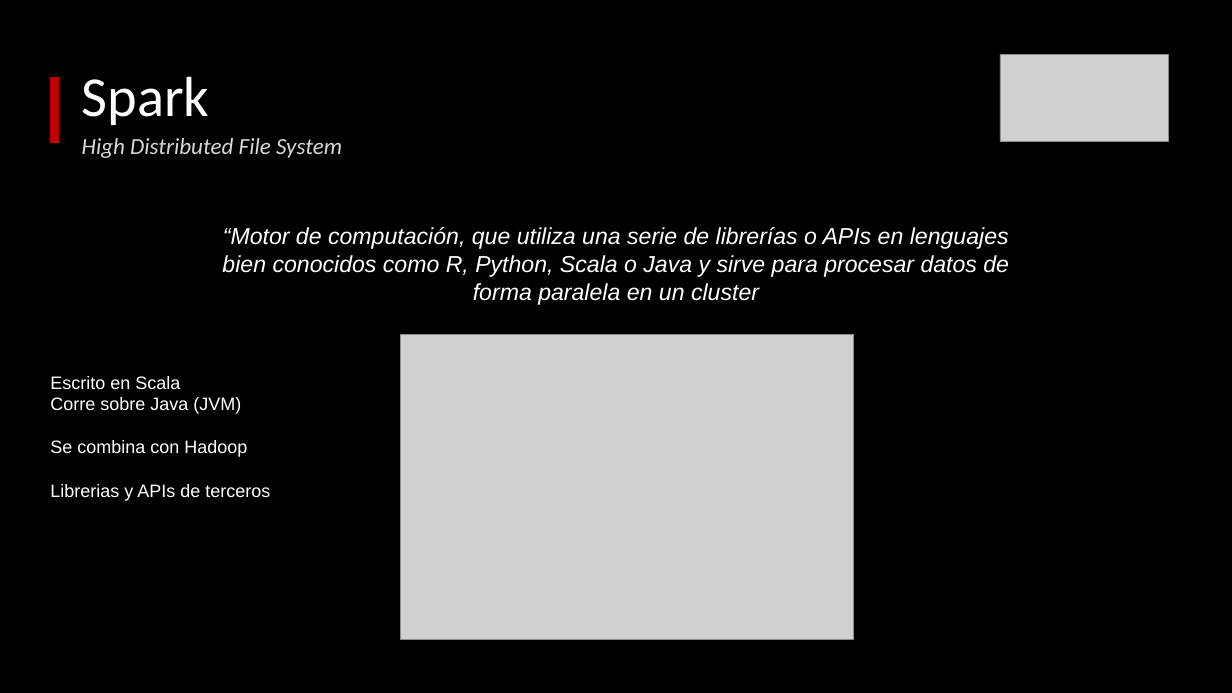
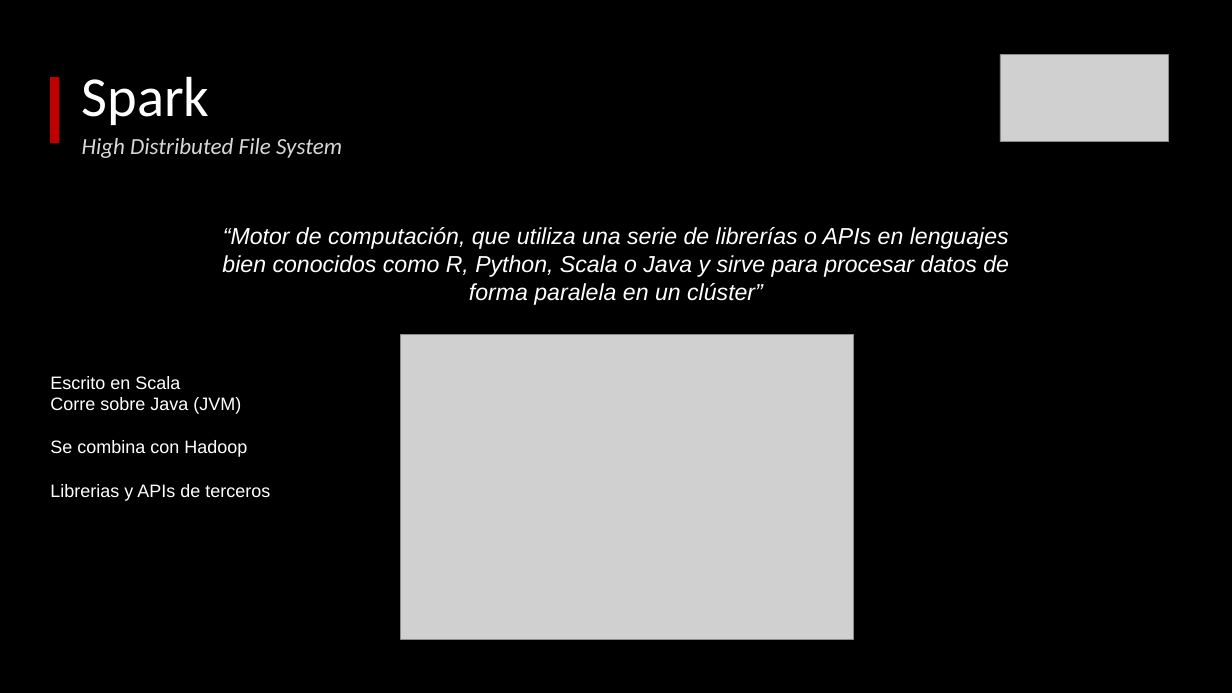
Before and after one commit to almesa93/taller_pyspark, a slide deck: slide 13 of slides/Big Data.pptx. Drawn at 1232x693 pixels with LibreOffice and Linux fonts; fonts in the diff are those of the drawing; grey boxes stand for pictures. Boxes give left, top, right and bottom in pixels: in the first picture for what was removed or moved away, otherwise in the second. Text is boxed around its words. In the diff, an @@ line names an element or a change of style, - is before the commit and + after.

```diff
--- a/slides/Big Data.pptx
+++ b/slides/Big Data.pptx
@@ text at bbox=[222, 227, 1009, 305]: text changed @@
-“Motor de computación, que utiliza una serie de librerías o APIs en lenguajes bien conocidos como R, Python, Scala o Java y sirve para procesar datos de forma paralela en un cluster
+“Motor de computación, que utiliza una serie de librerías o APIs en lenguajes bien conocidos como R, Python, Scala o Java y sirve para procesar datos de forma paralela en un clúster”
```
Also in this commit, not shown: 2 slides added, 1 slide removed, 17 other files.
